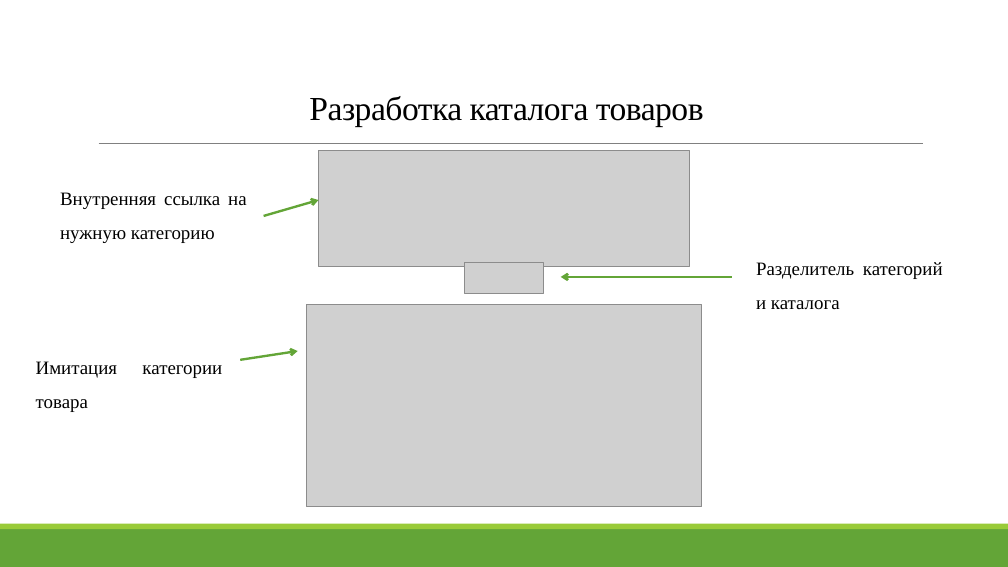
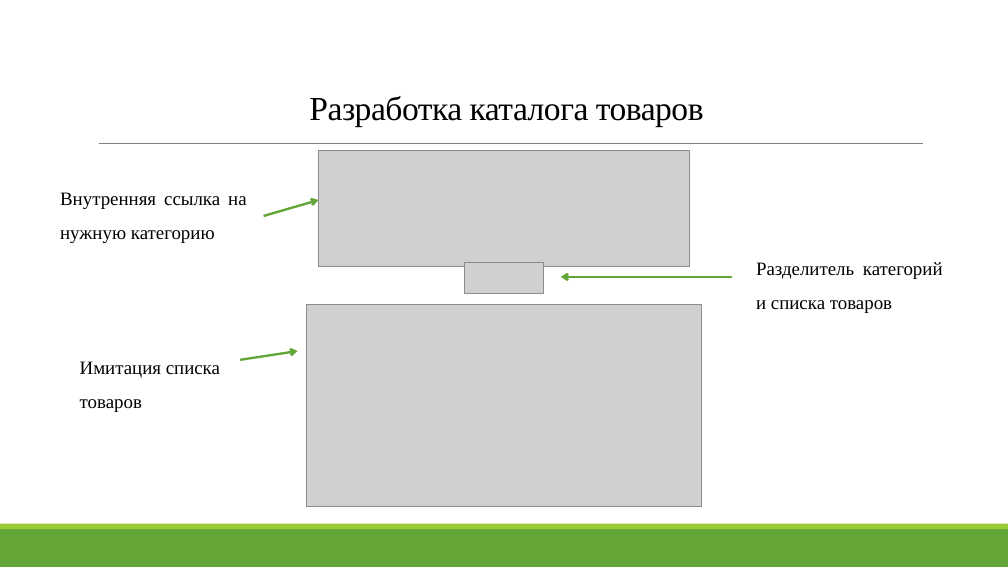
Before and after one commit to lizamlzw/kursovaya, a slide deck: slide 10 of курсач презентация.pptx. Drawn at 1008x567 pixels with LibreOffice and Linux fonts; fonts in the diff are those of the drawing; grey boxes stand for pictures. Boxes give left, top, right and bottom in pixels: in the first picture for what was removed or moved away, otherwise in the second. Text is boxed around its words. In the diff, an @@ line names an element or a change of style, - is before the commit and + after.

```diff
--- a/курсач презентация.pptx
+++ b/курсач презентация.pptx
@@ text at <box>756,262,943,313</box>: text changed @@
-Разделитель категорий и каталога
+Разделитель категорий и списка товаров
@@ text at <box>80,361,220,412</box>: text changed @@
-Имитация категории товара
+Имитация списка товаров
```
Also in this commit, not shown: 3 other slides changed, 2 slides added, 2 other files.
